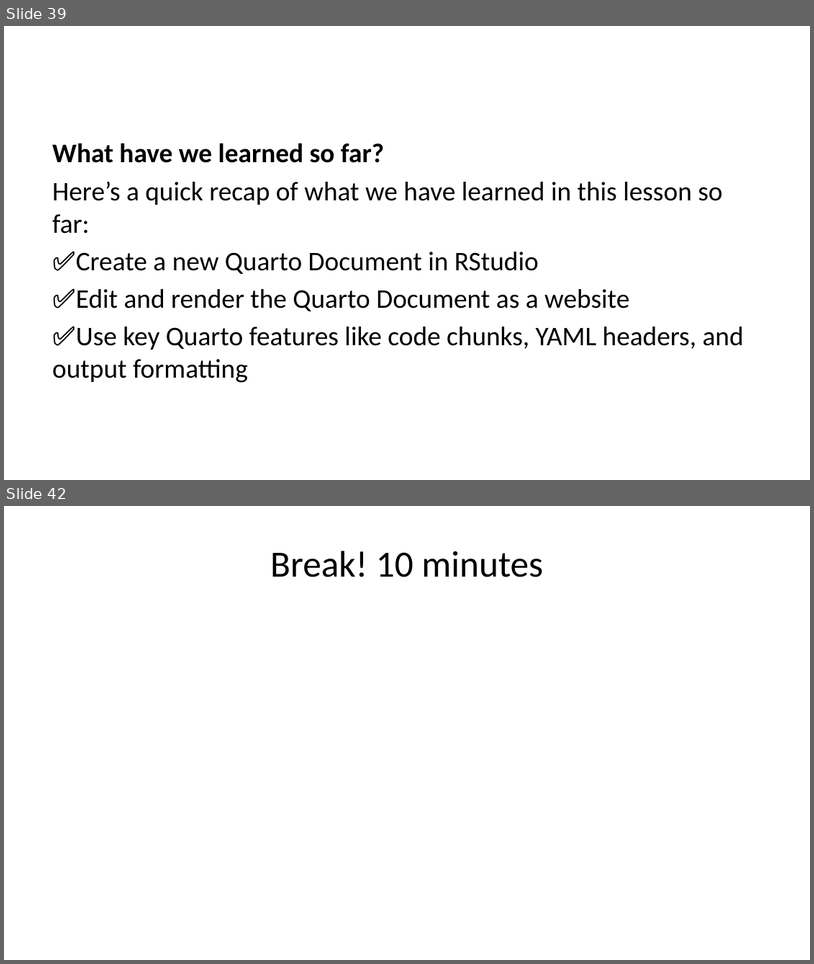
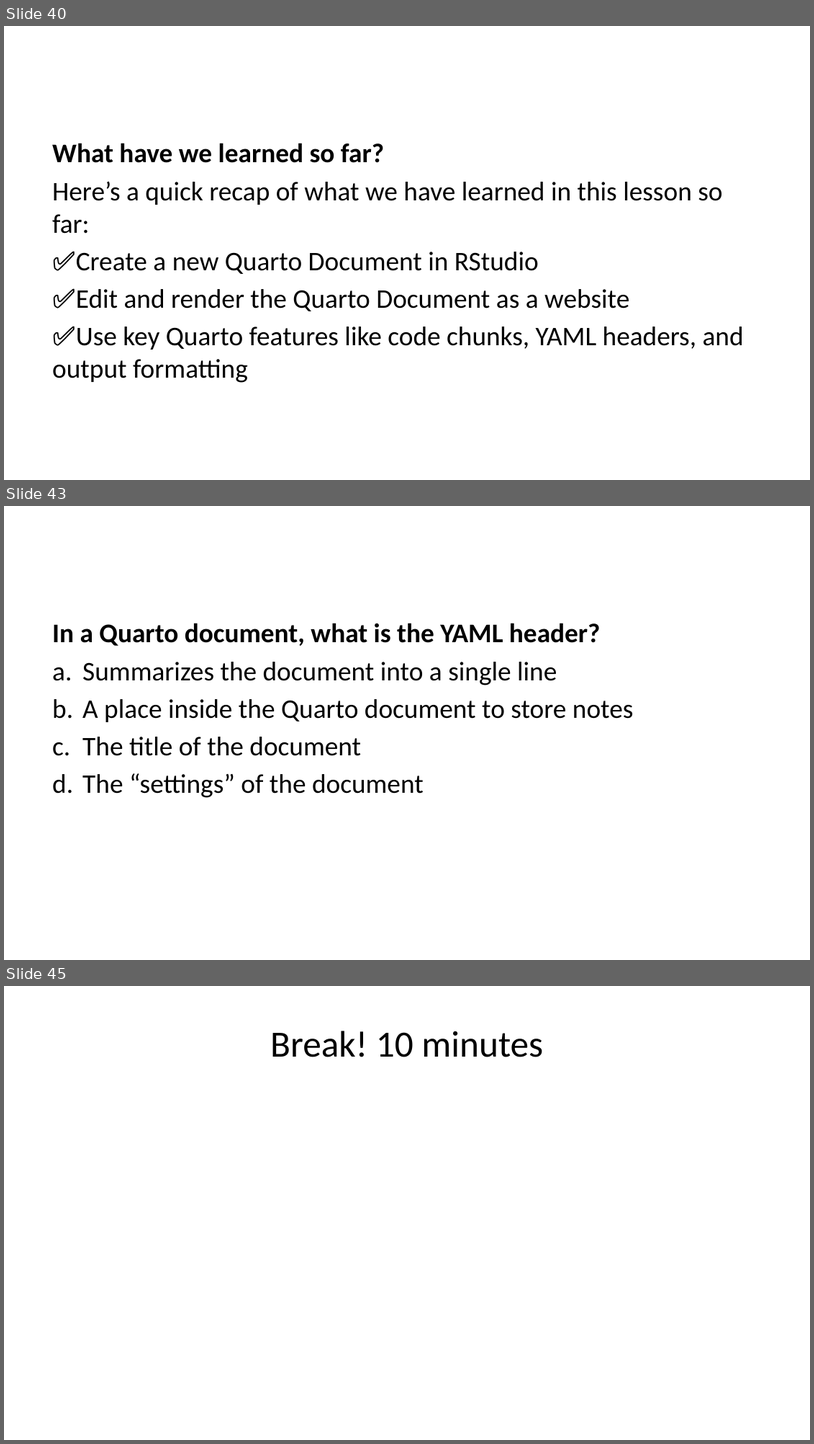
Before and after one commit to lmu-osc/train-the-trainer-student-track-OS, a slide deck: materials/OS-M3/OS-M3-S6-Quarto/OS-M3-S6-Quarto-slides.pptx. Shown one above the other, each under a label of ours: slides 39 and 42 before the commit, slides 40, 43 and 45 after it; the slides between them are not shown. The pictures are 814x964 and 814x1444 pixels, drawn with LibreOffice and Linux fonts; fonts in the diff are those of the drawing. Boxes give left, top, right and bottom in pixels: in the first picture for what was removed or moved away, otherwise in the second. Text is boxed around its words. In the diff, an @@ line names an element or a change of style, - is before the commit and + after.

```diff
--- a/materials/OS-M3/OS-M3-S6-Quarto/OS-M3-S6-Quarto-slides.pptx
+++ b/materials/OS-M3/OS-M3-S6-Quarto/OS-M3-S6-Quarto-slides.pptx
@@ slide 43 added at box(4, 506, 810, 960), background #FFFFFF @@
@@ text added at box(52, 623, 634, 798), 24 pt, text #000000 @@
+In a Quarto document, what is the YAML header?
+a. Summarizes the document into a single line
+b. A place inside the Quarto document to store notes
+c. The title of the document
+d. The “settings” of the document
@@ what was slide 39 is now slide 40 @@
@@ what was slide 42 is now slide 45 @@
```
Also in this commit, not shown: 5 slides changed, 11 other slides added, 5 slides removed, 30 other files.
